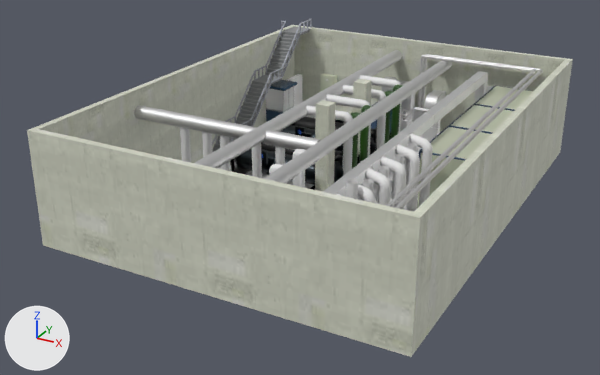
An edit to the glTF model code/public/oss/model/station/机房.glb, drawn before and after from the same camera.
One viewpoint serves both versions: a 50 mm camera at (-73.0, -271.3, 84.6) aimed at (-160.7, -111.8, 4.8). Arrows for +X, +Y and +Z are at lower left; the lights stay in place. Where no turn or scale is listed for an object, it has been applied to the vertices.

Before the edit, the objects in view are built like this:
```python
ob_平面 = bpy.data.objects.new('平面', me_mesh_399)
ob_平面.location = (-155.8, -77.8, 16.4)
ob_平面219 = bpy.data.objects.new('平面219', me_mesh_403)
ob_平面219.location = (-155.8, -97.1, 16.4)
ob_平面276 = bpy.data.objects.new('平面276', me_mesh_400)
ob_平面276.location = (-155.4, -79.8, 17.8)
ob_平面285 = bpy.data.objects.new('平面285', me_mesh_401)
ob_平面285.location = (-155.8, -88.0, 16.4)
ob_平面292 = bpy.data.objects.new('平面292', me_mesh_402)
ob_平面292.location = (-155.4, -86.0, 17.8)
ob_平面299 = bpy.data.objects.new('平面299', me_mesh_404)
ob_平面299.location = (-155.4, -99.1, 17.8)
ob_平面318 = bpy.data.objects.new('平面318', me_mesh_405)
ob_平面318.location = (-155.8, -107.2, 16.4)
ob_平面324 = bpy.data.objects.new('平面324', me_mesh_406)
ob_平面324.location = (-155.4, -105.2, 17.8)
ob_立方体653 = bpy.data.objects.new('立方体653', me_mesh_262)
ob_立方体653.location = (1.2, 0.3, 1.0)
# also in view: '平面384' at (-180.2, -125.7, 22.0); '平面171' at (-139.6, -104.7, 15.7); '立方体776' at (-125.5, -102.0, 19.4); '平面306' at (-154.9, -125.7, 22.0); '立方体184' at (-197.3, -103.7, 14.4)
```
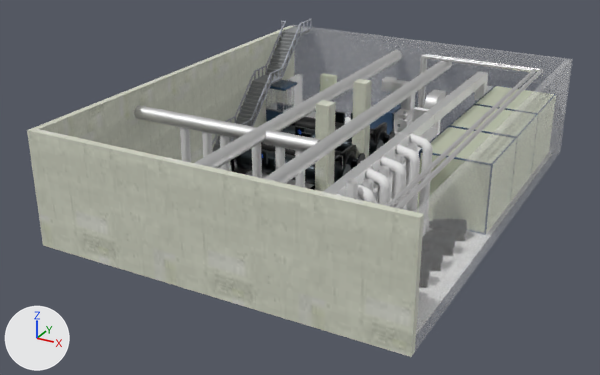
Pixel boxes (x1, y1, x2, y2) of what changed, in the pictures (600 x 375 px):
```json
{"object": "立方体182", "change": "recoloured", "before": [414, 60, 571, 351], "after": [414, 60, 571, 351]}
{"object": "立方体371", "change": "recoloured", "before": [290, 25, 573, 153], "after": [290, 25, 573, 153]}
{"object": "平面318", "change": "deleted", "before": [307, 106, 353, 176]}
{"object": "平面285", "change": "deleted", "before": [343, 85, 386, 149]}
{"object": "平面219", "change": "deleted", "before": [326, 94, 371, 156]}
{"object": "平面299", "change": "deleted", "before": [359, 105, 372, 163]}
{"object": "平面", "change": "deleted", "before": [360, 75, 402, 132]}
{"object": "平面276", "change": "deleted", "before": [390, 85, 403, 139]}
{"object": "平面324", "change": "deleted", "before": [351, 112, 361, 169]}
{"object": "平面327", "change": "deleted", "before": [293, 149, 305, 187]}
{"object": "平面292", "change": "deleted", "before": [385, 91, 394, 143]}
{"object": "平面377", "change": "deleted", "before": [269, 164, 283, 174]}
```

Edits to the scene script, one JSON object a line:
```json
{"op": "add", "block": "mat_白色", "code": ["mat_白色 = principled_material('白色')", "mat_白色.base_color = (1.0, 1.0, 1.0)  # white #ffffff", "mat_白色.alpha = 0.148"]}
{"block": "me_mesh_194", "where": "me_mesh_194.from_pydata(...)  # 8 vertices, 12 faces; spans x -116.3..-114.6, y -157.2..-50.7, z 0.2..26.5"}
{"op": "remove", "block": "me_mesh_194", "code": "me_mesh_194.materials.append(mat_机房墙壁)"}
{"op": "add", "block": "me_mesh_194", "code": "me_mesh_194.materials.append(mat_白色)  # white #ffffff"}
{"block": "me_mesh_201", "where": "me_mesh_201.from_pydata(...)  # 8 vertices, 12 faces; spans x -199.3..-114.6, y -50.8..-49.2, z 0.2..26.5"}
{"op": "remove", "block": "me_mesh_201", "code": "me_mesh_201.materials.append(mat_机房墙壁)"}
{"op": "add", "block": "me_mesh_201", "code": "me_mesh_201.materials.append(mat_白色)  # white #ffffff"}
{"op": "remove", "block": "ob_平面", "code": ["ob_平面 = bpy.data.objects.new('平面', me_mesh_399)", "ob_平面.location = (-155.8, -77.8, 16.4)"]}
{"op": "remove", "block": "ob_平面276", "code": ["ob_平面276 = bpy.data.objects.new('平面276', me_mesh_400)", "ob_平面276.location = (-155.4, -79.8, 17.8)"]}
{"op": "remove", "block": "ob_平面285", "code": ["ob_平面285 = bpy.data.objects.new('平面285', me_mesh_401)", "ob_平面285.location = (-155.8, -88.0, 16.4)"]}
{"op": "remove", "block": "ob_平面292", "code": ["ob_平面292 = bpy.data.objects.new('平面292', me_mesh_402)", "ob_平面292.location = (-155.4, -86.0, 17.8)"]}
{"op": "remove", "block": "ob_平面219", "code": ["ob_平面219 = bpy.data.objects.new('平面219', me_mesh_403)", "ob_平面219.location = (-155.8, -97.1, 16.4)"]}
{"op": "remove", "block": "ob_平面299", "code": ["ob_平面299 = bpy.data.objects.new('平面299', me_mesh_404)", "ob_平面299.location = (-155.4, -99.1, 17.8)"]}
{"op": "remove", "block": "ob_平面318", "code": ["ob_平面318 = bpy.data.objects.new('平面318', me_mesh_405)", "ob_平面318.location = (-155.8, -107.2, 16.4)"]}
{"op": "remove", "block": "ob_平面324", "code": ["ob_平面324 = bpy.data.objects.new('平面324', me_mesh_406)", "ob_平面324.location = (-155.4, -105.2, 17.8)"]}
{"op": "remove", "block": "ob_平面327", "code": ["ob_平面327 = bpy.data.objects.new('平面327', me_mesh_407)", "ob_平面327.location = (-155.4, -132.1, 17.8)"]}
{"op": "remove", "block": "ob_平面377", "code": ["ob_平面377 = bpy.data.objects.new('平面377', me_mesh_408)", "ob_平面377.location = (-155.4, -141.5, 17.8)"]}
```
